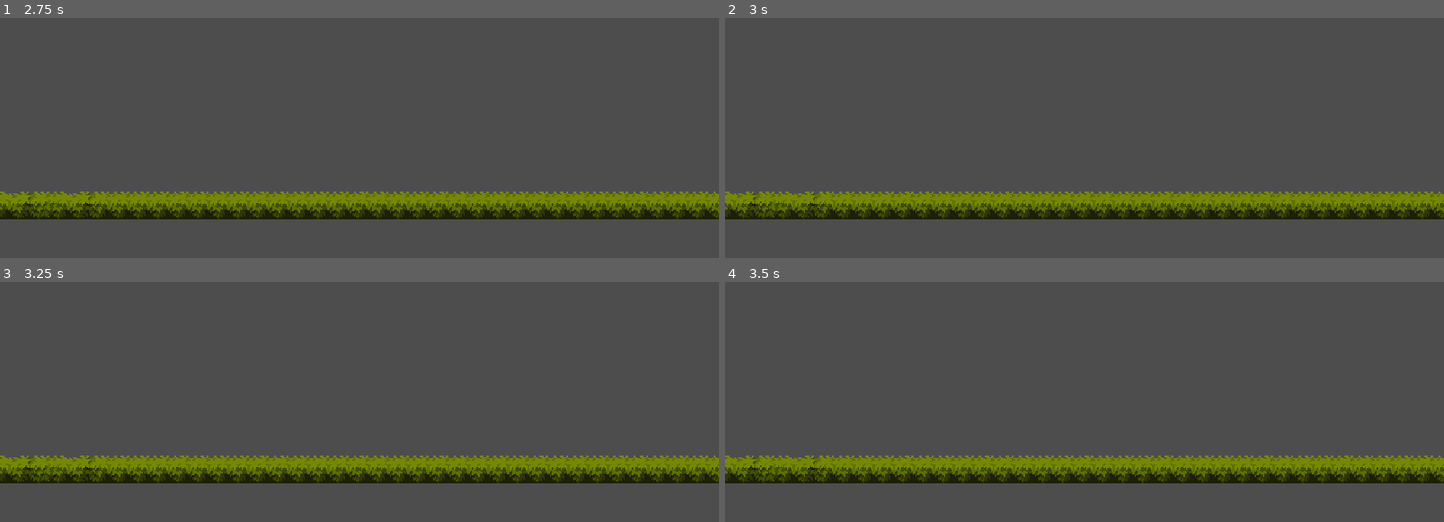
Above: before the commit, frames 1-4 (two rows, left to right).
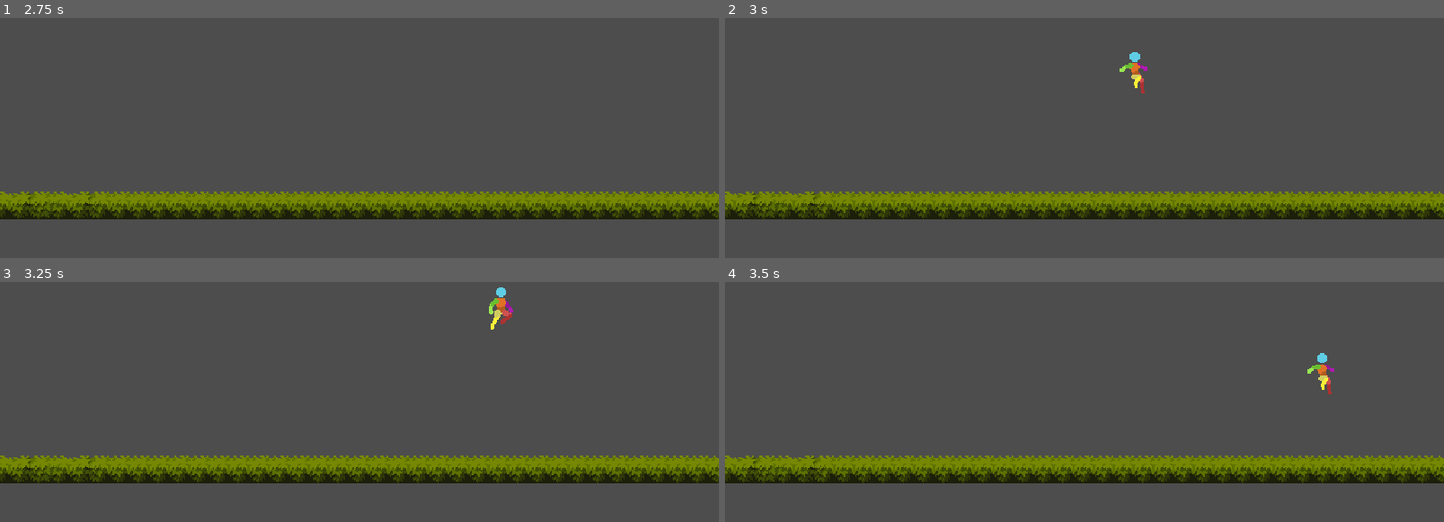
Above: after the commit, the same moments.

Repository: Reidelrick/castlevania-remake
Game: Godot game, scene res://World/Rooms/test_room.tscn
Two runs of this game, one before a commit and one after it. Both use one fixed random seed, a clock stepped at 60 frames per second and the inputs below.
Inputs (mouse positions are in pixels of both pictures, inside the frame that each line leads up to):
- Up to frame 1 (2.75 s): tap Enter at 0.5, 2 s; move the mouse to (517, 102) at 0.52 s; hold D (right) 0.53-2.03 s; click (517, 102) at 0.6 s; tap Space (jump) at 0.77, 1.25, 1.52 s; move the mouse to (215, 140) at 1.27 s; click (215, 140) at 1.35 s; move the mouse to (431, 32) at 2.02 s; hold A (left) from 2.03 s (still down); click (431, 32) at 2.1 s
- Up to frame 2 (3 s): tap Space (jump) at 2.75 s; move the mouse to (1048, 202) at 2.77 s; release A (left) at 2.78 s; hold D (right) from 2.78 s (still down); click (1048, 202) at 2.85 s
- Up to frame 3 (3.25 s): keep holding D (right); tap Space (jump) at 3.02 s
- Up to frame 4 (3.5 s): keep holding D (right)

Frame 1 is identical in both runs. In frame 2, 0.2% of the frame differs, in the area x 54-59%, y 14-32%; in frame 3, 0.3%, in the area x 68-72%, y 2-20%; in frame 4, 0.2%.

Commit message:
Fixed the attack anim playing 10x to slow.

Diff:
--- a/Player/AnimationPlayer.gd
+++ b/Player/AnimationPlayer.gd
@@ -5,8 +5,8 @@
 
 # Called when the node enters the scene tree for the first time.
 func _ready():
-	get_animation("GroundAttack").length = length
+	get_animation("GroundAttack").length = length/10.0
 	get_animation("GroundAttack").track_insert_key(0, 0, texture)
 	get_animation("GroundAttack").track_insert_key(1, 0, length)
 	for f in length:
-		get_animation("GroundAttack").track_insert_key(2, f, f, 1)
+		get_animation("GroundAttack").track_insert_key(2, f/10.0, f, 1)
--- a/Player/States/GroundAttackState.gd
+++ b/Player/States/GroundAttackState.gd
@@ -9,7 +9,6 @@
 	super.enter()
 	fsm.can_transition = false
 	%AnimationTree.set("parameters/AttackMode/transition_request", "Ground")
-	#%AnimationTree.set("parameters/GroundAttacks/transition_request", PlayerStats.weapon.type + "GroundAttack")
 	%AnimationTree.set("parameters/Attack/request", AnimationNodeOneShot.ONE_SHOT_REQUEST_FIRE)
 	await %AnimationTree.animation_finished
 	fsm.can_transition = true
--- a/Player/States/IdleState.gd
+++ b/Player/States/IdleState.gd
@@ -19,8 +19,7 @@
 func enter():
 	super.enter()
 	owner.direction = 0
-	%AnimationTree.set("parameters/IdleToRun/blend_position", owner.direction)
-	%AnimationTree.set("parameters/Movement/transition_request", "IdleToRun")
+	%AnimationTree.set("parameters/Movement/transition_request", "Idle")
 
 func exit():
 	super.exit()
--- a/Player/States/RunState.gd
+++ b/Player/States/RunState.gd
@@ -19,8 +19,7 @@
 func enter():
 	super.enter()
 	owner.velocity.x = owner.direction * owner.speed
-	%AnimationTree.set("parameters/IdleToRun/blend_position", owner.direction)
-	%AnimationTree.set("parameters/Movement/transition_request", "IdleToRun")
+	%AnimationTree.set("parameters/Movement/transition_request", "Run")
 
 func exit():
 	super.exit()
--- a/Player/player.tscn
+++ b/Player/player.tscn
@@ -55,6 +55,86 @@
 "values": [0, 1, 2, 3, 4, 5, 6, 7, 8, 9]
 }
 
+[sub_resource type="Animation" id="Animation_pt73l"]
+resource_name = "GroundAttack"
+length = 1.00001
+tracks/0/type = "value"
+tracks/0/imported = false
+tracks/0/enabled = true
+tracks/0/path = NodePath("%Sprite:texture")
+tracks/0/interp = 1
+tracks/0/loop_wrap = true
+tracks/0/keys = {
+"times": PackedFloat32Array(),
+"transitions": PackedFloat32Array(),
+"update": 1,
+"values": []
+}
+tracks/1/type = "value"
+tracks/1/imported = false
+tracks/1/enabled = true
+tracks/1/path = NodePath("%Sprite:hframes")
+tracks/1/interp = 1
+tracks/1/loop_wrap = true
+tracks/1/keys = {
+"times": PackedFloat32Array(),
+"transitions": PackedFloat32Array(),
+"update": 1,
+"values": []
+}
+tracks/2/type = "value"
+tracks/2/imported = false
+tracks/2/enabled = true
+tracks/2/path = NodePath("%Sprite:frame")
+tracks/2/interp = 1
+tracks/2/loop_wrap = true
+tracks/2/keys = {
+"times": PackedFloat32Array(),
+"transitions": PackedFloat32Array(),
+"update": 1,
+"values": []
+}
+
+[sub_resource type="Animation" id="Animation_wxwf0"]
+resource_name = "Idle"
+loop_mode = 1
+tracks/0/type = "value"
+tracks/0/imported = false
+tracks/0/enabled = true
+tracks/0/path = NodePath("%Sprite:texture")
+tracks/0/interp = 1
+tracks/0/loop_wrap = true
+tracks/0/keys = {
+"times": PackedFloat32Array(0),
+"transitions": PackedFloat32Array(1),
+"update": 1,
+"values": [ExtResource("3_b5oas")]
+}
+tracks/1/type = "value"
+tracks/1/imported = false
+tracks/1/enabled = true
+tracks/1/path = NodePath("%Sprite:hframes")
+tracks/1/interp = 1
+tracks/1/loop_wrap = true
+tracks/1/keys = {
+"times": PackedFloat32Array(0),
+"transitions": PackedFloat32Array(1),
+"update": 1,
+"values": [10]
+}
+tracks/2/type = "value"
+tracks/2/imported = false
+tracks/2/enabled = true
+tracks/2/path = NodePath("%Sprite:frame")
+tracks/2/interp = 1
+tracks/2/loop_wrap = true
+tracks/2/keys = {
+"times": PackedFloat32Array(0, 0.1, 0.2, 0.3, 0.4, 0.5, 0.6, 0.7, 0.8, 0.9),
+"transitions": PackedFloat32Array(1, 1, 1, 1, 1, 1, 1, 1, 1, 1),
+"update": 1,
+"values": [0, 1, 2, 3, 4, 5, 6, 7, 8, 9]
+}
+
 [sub_resource type="Animation" id="Animation_skosf"]
 resource_name = "JumpLoop"
 length = 0.30001
@@ -96,46 +176,6 @@
 "values": [0, 1, 2]
 }
 
-[sub_resource type="Animation" id="Animation_wxwf0"]
-resource_name = "Idle"
-loop_mode = 1
-tracks/0/type = "value"
-tracks/0/imported = false
-tracks/0/enabled = true
-tracks/0/path = NodePath("%Sprite:texture")
-tracks/0/interp = 1
-tracks/0/loop_wrap = true
-tracks/0/keys = {
-"times": PackedFloat32Array(0),
-"transitions": PackedFloat32Array(1),
-"update": 1,
-"values": [ExtResource("3_b5oas")]
-}
-tracks/1/type = "value"
-tracks/1/imported = false
-tracks/1/enabled = true
-tracks/1/path = NodePath("%Sprite:hframes")
-tracks/1/interp = 1
-tracks/1/loop_wrap = true
-tracks/1/keys = {
-"times": PackedFloat32Array(0),
-"transitions": PackedFloat32Array(1),
-"update": 1,
-"values": [10]
-}
-tracks/2/type = "value"
-tracks/2/imported = false
-tracks/2/enabled = true
-tracks/2/path = NodePath("%Sprite:frame")
-tracks/2/interp = 1
-tracks/2/loop_wrap = true
-tracks/2/keys = {
-"times": PackedFloat32Array(0, 0.1, 0.2, 0.3, 0.4, 0.5, 0.6, 0.7, 0.8, 0.9),
-"transitions": PackedFloat32Array(1, 1, 1, 1, 1, 1, 1, 1, 1, 1),
-"update": 1,
-"values": [0, 1, 2, 3, 4, 5, 6, 7, 8, 9]
-}
-
 [sub_resource type="Animation" id="Animation_j8iis"]
 resource_name = "Run"
 length = 0.80001
@@ -175,46 +215,6 @@
 "transitions": PackedFloat32Array(1, 1, 1, 1, 1, 1, 1, 1),
 "update": 1,
 "values": [0, 1, 2, 3, 4, 5, 6, 7]
-}
-
-[sub_resource type="Animation" id="Animation_pt73l"]
-resource_name = "GroundAttack"
-length = 1.00001
-tracks/0/type = "value"
-tracks/0/imported = false
-tracks/0/enabled = true
-tracks/0/path = NodePath("%Sprite:texture")
-tracks/0/interp = 1
-tracks/0/loop_wrap = true
-tracks/0/keys = {
-"times": PackedFloat32Array(),
-"transitions": PackedFloat32Array(),
-"update": 1,
-"values": []
-}
-tracks/1/type = "value"
-tracks/1/imported = false
-tracks/1/enabled = true
-tracks/1/path = NodePath("%Sprite:hframes")
-tracks/1/interp = 1
-tracks/1/loop_wrap = true
-tracks/1/keys = {
-"times": PackedFloat32Array(),
-"transitions": PackedFloat32Array(),
-"update": 1,
-"values": []
-}
-tracks/2/type = "value"
-tracks/2/imported = false
-tracks/2/enabled = true
-tracks/2/path = NodePath("%Sprite:frame")
-tracks/2/interp = 1
-tracks/2/loop_wrap = true
-tracks/2/keys = {
-"times": PackedFloat32Array(),
-"transitions": PackedFloat32Array(),
-"update": 1,
-"values": []
 }
 
 [sub_resource type="AnimationLibrary" id="AnimationLibrary_a7imt"]
@@ -258,39 +258,30 @@
 [sub_resource type="AnimationNodeAnimation" id="AnimationNodeAnimation_u7oaw"]
 animation = &"GroundAttack"
 
-[sub_resource type="AnimationNodeAnimation" id="AnimationNodeAnimation_wsiph"]
-animation = &"Run"
-
-[sub_resource type="AnimationNodeAnimation" id="AnimationNodeAnimation_bccee"]
+[sub_resource type="AnimationNodeAnimation" id="AnimationNodeAnimation_ju5nx"]
 animation = &"Idle"
 
-[sub_resource type="AnimationNodeAnimation" id="AnimationNodeAnimation_ha5q4"]
-animation = &"Run"
-
-[sub_resource type="AnimationNodeBlendSpace1D" id="AnimationNodeBlendSpace1D_57iil"]
-blend_point_0/node = SubResource("AnimationNodeAnimation_wsiph")
-blend_point_0/pos = -1.0
-blend_point_1/node = SubResource("AnimationNodeAnimation_bccee")
-blend_point_1/pos = 0.0
-blend_point_2/node = SubResource("AnimationNodeAnimation_ha5q4")
-blend_point_2/pos = 1.0
-blend_mode = 1
-
 [sub_resource type="AnimationNodeTransition" id="AnimationNodeTransition_xjq3g"]
-input_0/name = "IdleToRun"
+input_0/name = "Idle"
 input_0/auto_advance = false
 input_0/reset = true
-input_1/name = "Air"
+input_1/name = "Run"
 input_1/auto_advance = false
 input_1/reset = true
-input_2/name = "Crouch"
+input_2/name = "Air"
 input_2/auto_advance = false
 input_2/reset = true
+input_3/name = "Crouch"
+input_3/auto_advance = false
+input_3/reset = true
+
+[sub_resource type="AnimationNodeAnimation" id="AnimationNodeAnimation_gyoem"]
+animation = &"Run"
 
 [sub_resource type="AnimationNodeTimeScale" id="AnimationNodeTimeScale_qa22e"]
 
 [sub_resource type="AnimationNodeBlendTree" id="AnimationNodeBlendTree_m4m3r"]
-graph_offset = Vector2(-158.662, 34.0038)
+graph_offset = Vector2(-33.1302, -177.775)
 nodes/Air/node = SubResource("AnimationNodeBlendSpace1D_xf07c")
 nodes/Air/position = Vector2(440, 40)
 nodes/Attack/node = SubResource("AnimationNodeOneShot_41utg")
@@ -298,17 +289,19 @@
 nodes/AttackMode/node = SubResource("AnimationNodeTransition_qv0xy")
 nodes/AttackMode/position = Vector2(760, 320)
 nodes/Crouch/node = SubResource("AnimationNodeAnimation_r3al3")
-nodes/Crouch/position = Vector2(460, 180)
+nodes/Crouch/position = Vector2(440, 180)
 nodes/Ground/node = SubResource("AnimationNodeAnimation_u7oaw")
-nodes/Ground/position = Vector2(480, 320)
-nodes/IdleToRun/node = SubResource("AnimationNodeBlendSpace1D_57iil")
-nodes/IdleToRun/position = Vector2(440, -100)
+nodes/Ground/position = Vector2(580, 340)
+nodes/Idle/node = SubResource("AnimationNodeAnimation_ju5nx")
+nodes/Idle/position = Vector2(440, -200)
 nodes/Movement/node = SubResource("AnimationNodeTransition_xjq3g")
-nodes/Movement/position = Vector2(620, 20)
+nodes/Movement/position = Vector2(700, -120)
+nodes/Run/node = SubResource("AnimationNodeAnimation_gyoem")
+nodes/Run/position = Vector2(440, -80)
 nodes/TimeScale/node = SubResource("AnimationNodeTimeScale_qa22e")
 nodes/TimeScale/position = Vector2(1260, 120)
 nodes/output/position = Vector2(1460, 140)
-node_connections = [&"Attack", 0, &"Movement", &"Attack", 1, &"AttackMode", &"AttackMode", 0, &"Ground", &"Movement", 0, &"IdleToRun", &"Movement", 1, &"Air", &"Movement", 2, &"Crouch", &"TimeScale", 0, &"Attack", &"output", 0, &"TimeScale"]
+node_connections = [&"Attack", 0, &"Movement", &"Attack", 1, &"AttackMode", &"AttackMode", 0, &"Ground", &"Movement", 0, &"Idle", &"Movement", 1, &"Run", &"Movement", 2, &"Air", &"Movement", 3, &"Crouch", &"TimeScale", 0, &"Attack", &"output", 0, &"TimeScale"]
 
 [sub_resource type="CapsuleShape2D" id="CapsuleShape2D_khw8f"]
 radius = 7.0
@@ -348,7 +341,6 @@
 parameters/AttackMode/current_state = "Ground"
 parameters/AttackMode/transition_request = ""
 parameters/AttackMode/current_index = 0
-parameters/IdleToRun/blend_position = 0.0
 parameters/Movement/current_state = "Air"
 parameters/Movement/transition_request = ""
 parameters/Movement/current_index = 1
@@ -358,7 +350,6 @@
 unique_name_in_owner = true
 texture = ExtResource("2_bjaju")
 hframes = 10
-frame = 8
 
 [node name="CollisionShape2D" type="CollisionShape2D" parent="."]
 shape = SubResource("CapsuleShape2D_khw8f")
Not shown: 1 places in Player/player.tscn that only renumber resources
